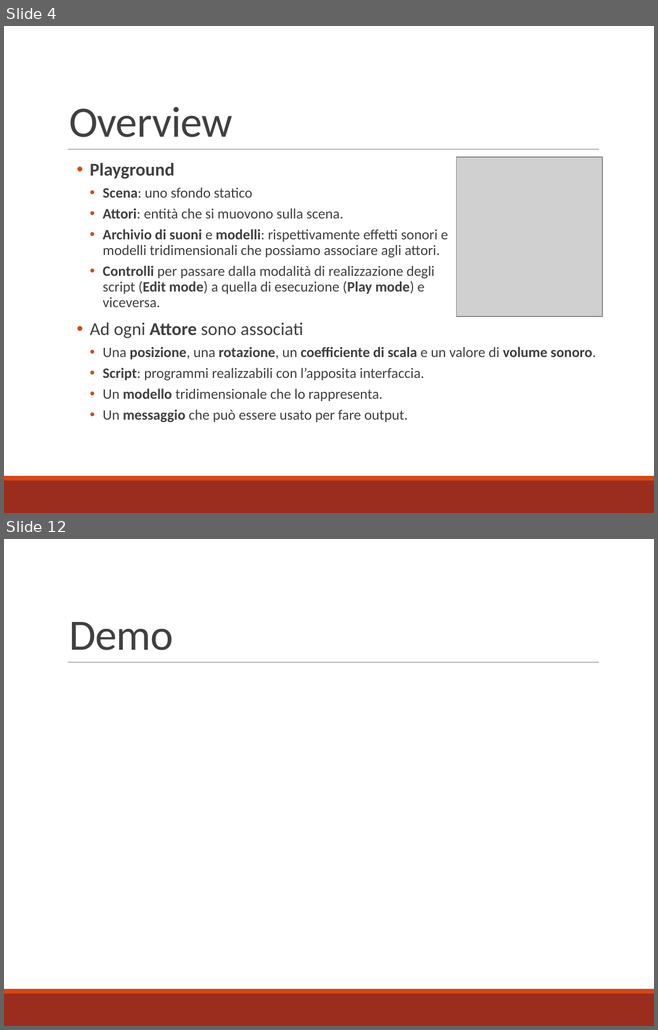
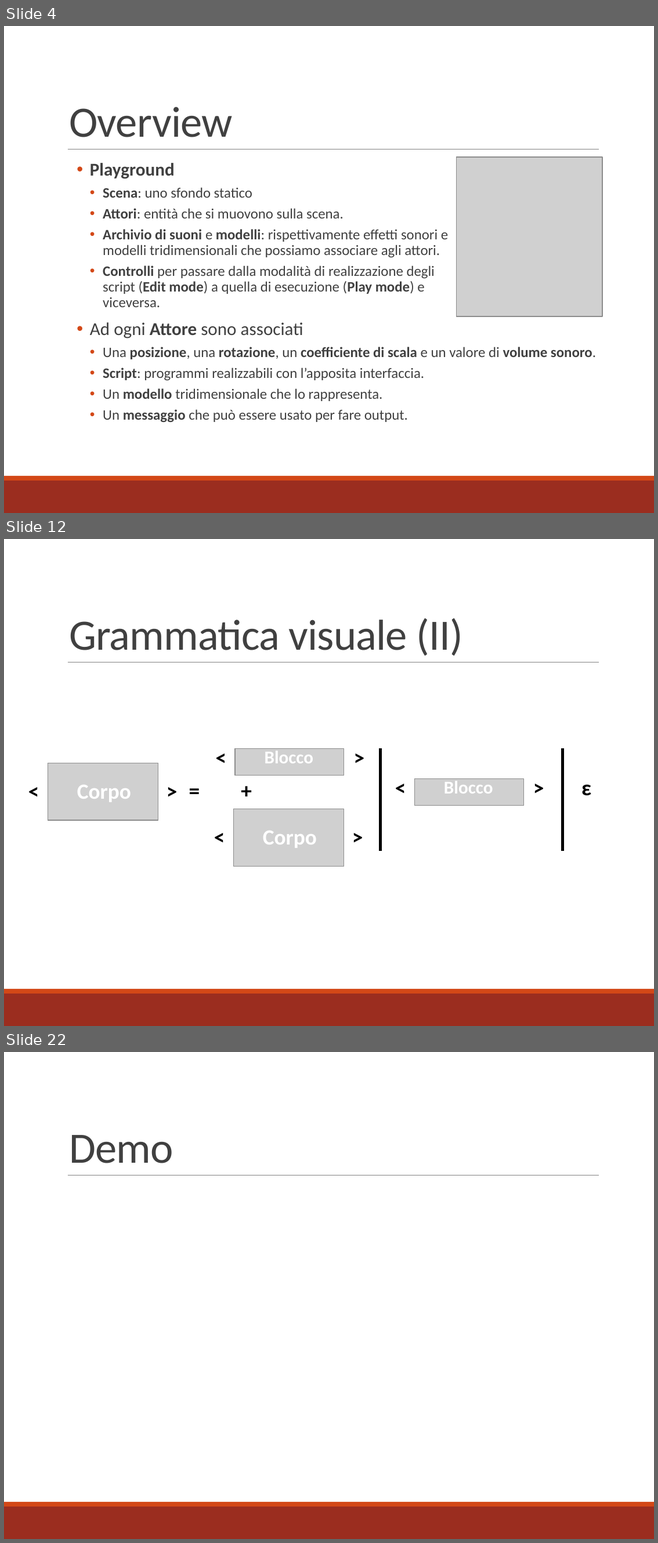
Before and after one commit to mbosc/scartch, a slide deck: Presentazione.pptx. Shown one above the other, each under a label of ours: slides 4 and 12 before the commit, slides 4, 12 and 22 after it; the slides between them are not shown. The pictures are 658x1030 and 658x1543 pixels, drawn with LibreOffice and Linux fonts; fonts in the diff are those of the drawing; grey boxes stand for pictures. Boxes give left, top, right and bottom in pixels: in the first picture for what was removed or moved away, otherwise in the second. Text is boxed around its words. In the diff, an @@ line names an element or a change of style, - is before the commit and + after.

```diff
--- a/Presentazione.pptx
+++ b/Presentazione.pptx
@@ slide 12 added at (x1=4, y1=539, x2=654, y2=1026), background #FFFFFF; not listed: 3 template elements that a slide beside it also shows @@
@@ title added at (x1=69, y1=618, x2=463, y2=656), 48 pt, text #404040 @@
+Grammatica visuale (II)
@@ text added at (x1=209, y1=741, x2=372, y2=773), 24 pt, text #000000, bold @@
+< >
@@ picture added at (x1=48, y1=763, x2=159, y2=820) @@
@@ picture added at (x1=235, y1=748, x2=344, y2=775) @@
@@ text added at (x1=264, y1=748, x2=313, y2=763), 20 pt, text #FFFFFF, bold @@
+Blocco
@@ line added from (380, 748) to (380, 851), #000000 3 pt @@
@@ line added from (562, 748) to (562, 851), #000000 3 pt @@
@@ text added at (x1=22, y1=774, x2=184, y2=806), 24 pt, text #000000, bold @@
+< >
@@ text added at (x1=183, y1=773, x2=206, y2=806), 24 pt, text #000000, bold @@
+=
@@ text added at (x1=235, y1=773, x2=259, y2=806), 24 pt, text #000000, bold @@
++
@@ text added at (x1=389, y1=771, x2=551, y2=803), 24 pt, text #000000, bold @@
+< >
@@ picture added at (x1=415, y1=779, x2=524, y2=805) @@
@@ text added at (x1=444, y1=779, x2=492, y2=794), 20 pt, text #FFFFFF, bold @@
+Blocco
@@ text added at (x1=77, y1=785, x2=131, y2=802), 24 pt, text #FFFFFF, bold @@
+Corpo
@@ text added at (x1=581, y1=784, x2=591, y2=796), 24 pt, text #000000, bold @@
+ε
@@ picture added at (x1=233, y1=809, x2=344, y2=866) @@
@@ text added at (x1=208, y1=820, x2=370, y2=853), 24 pt, text #000000, bold @@
+< >
@@ text added at (x1=263, y1=831, x2=317, y2=848), 24 pt, text #FFFFFF, bold @@
+Corpo
@@ what was slide 12 is now slide 22 @@
```
Also in this commit, not shown: 7 slides changed, 10 other slides added, 1 slide removed, 18 other files.
